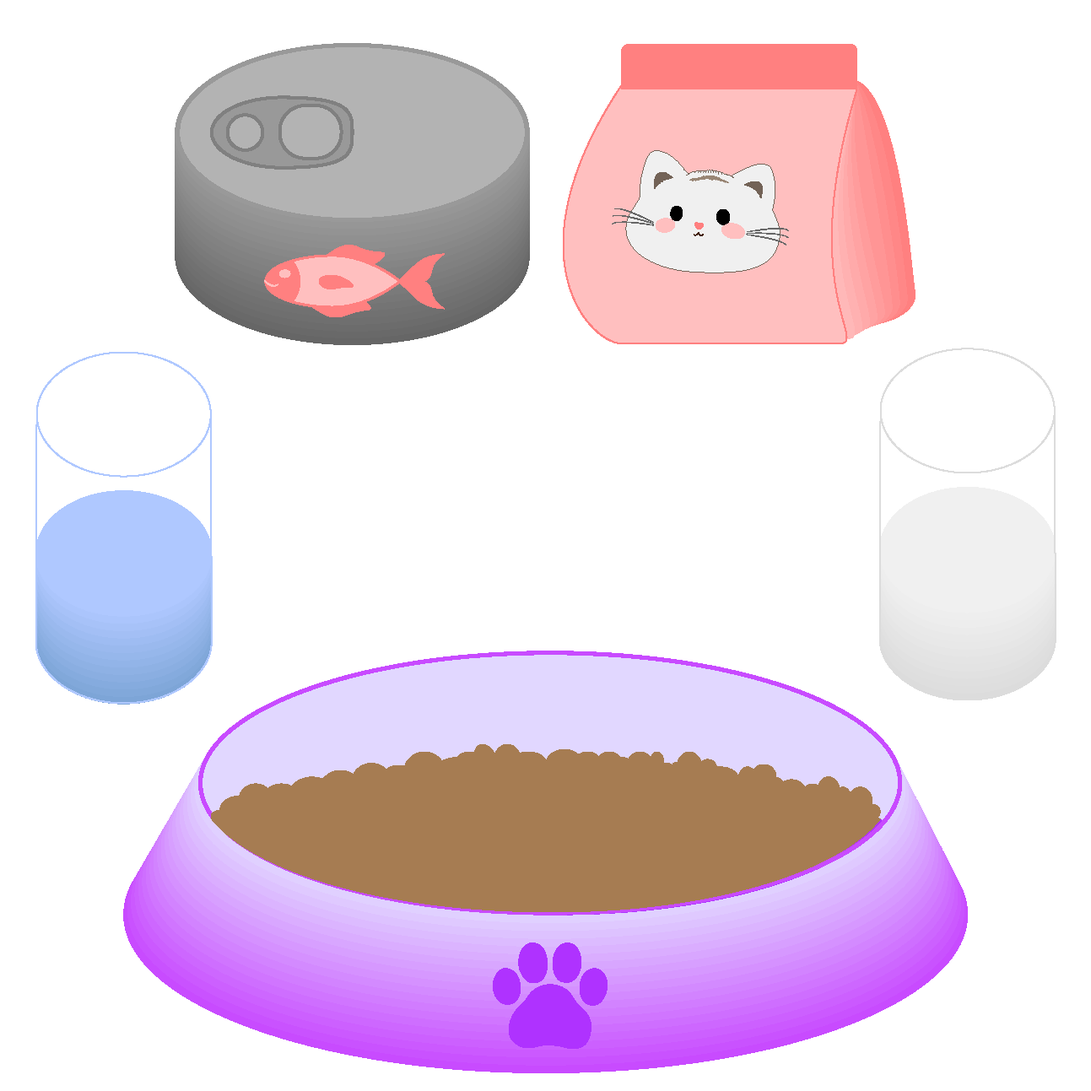
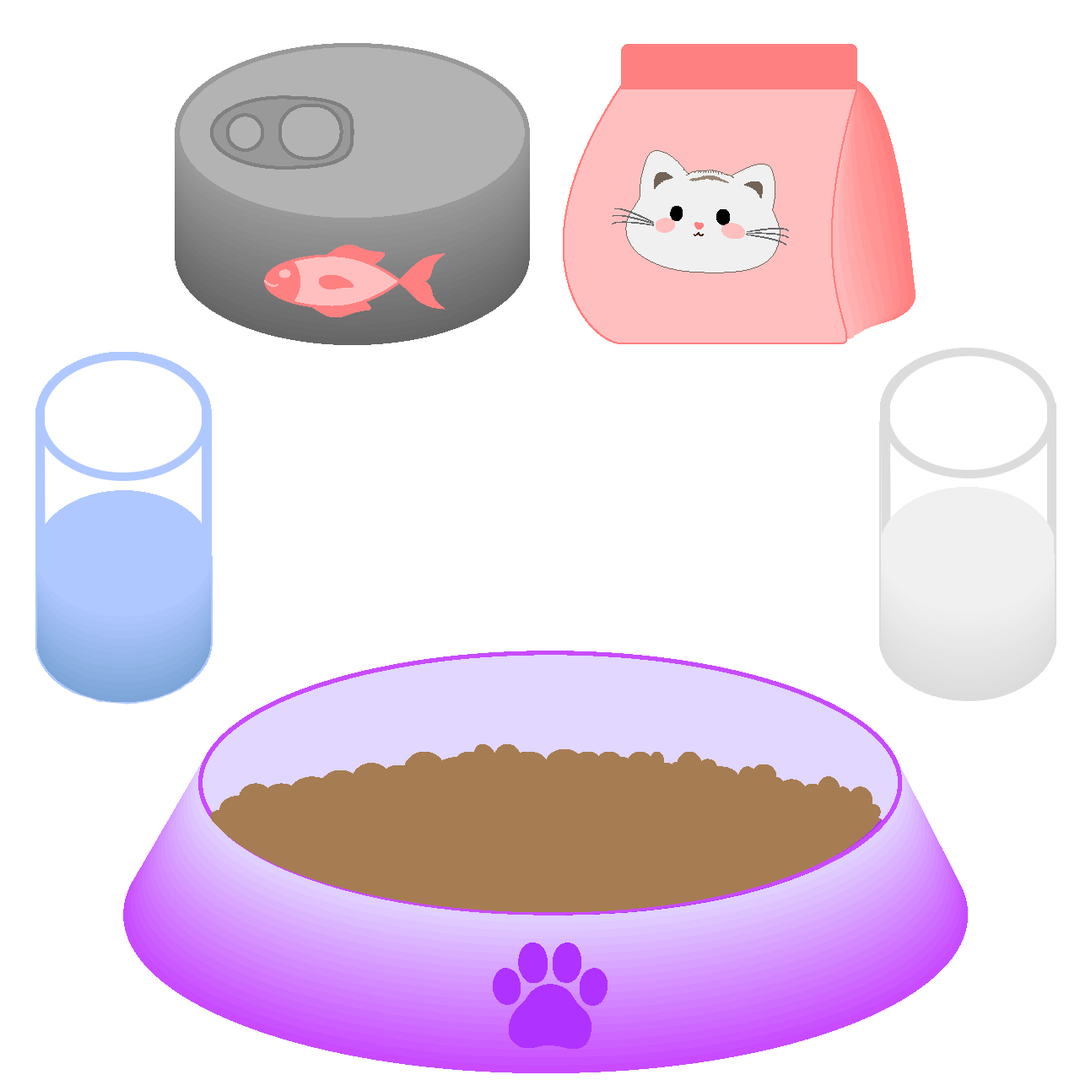
Layers edited between the first and the second 1091 × 1091 image:
painted on "VerreLait" over box(881, 347, 1057, 702)
painted on "VerreEau" over box(35, 353, 211, 705)
